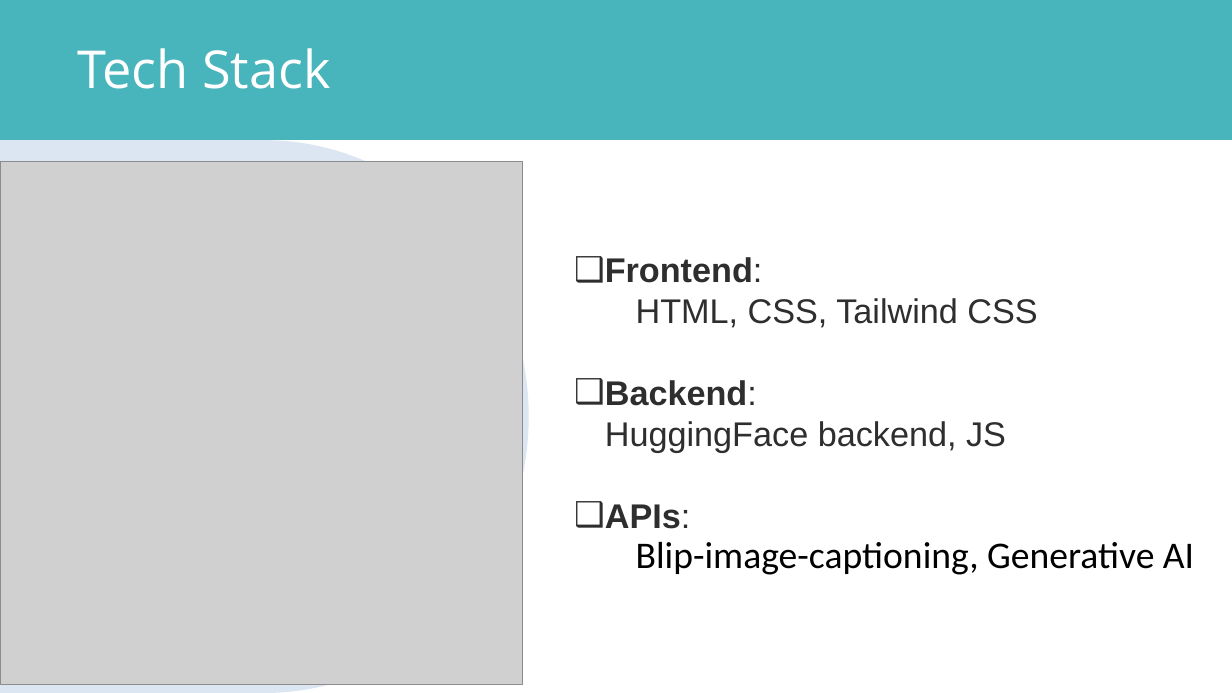
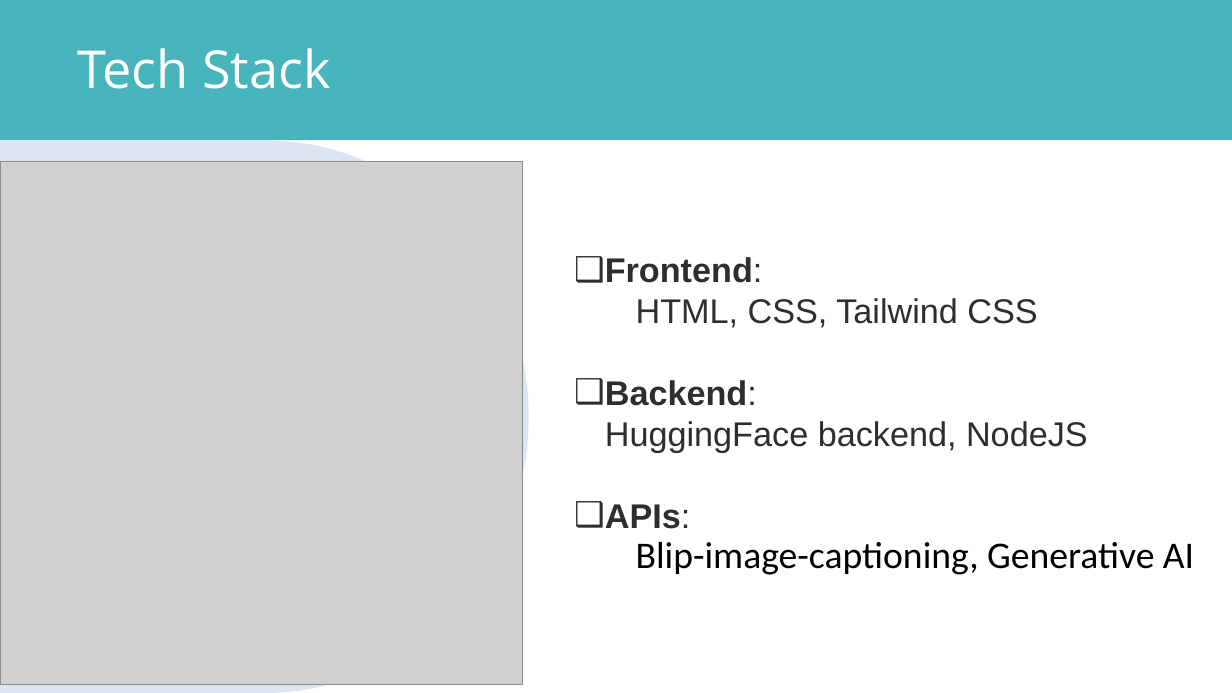
Before and after one commit to prashantzzz/cureAI, a slide deck: slide 6 of CUREAI.pptx (slide 5 before the commit). Drawn at 1232x693 pixels with LibreOffice and Linux fonts; fonts in the diff are those of the drawing; grey boxes stand for pictures. Boxes give left, top, right and bottom in pixels: in the first picture for what was removed or moved away, otherwise in the second. Text is boxed around its words. In the diff, an @@ line names an element or a change of style, - is before the commit and + after.

```diff
--- a/CUREAI.pptx
+++ b/CUREAI.pptx
@@ text at [605,421,1088,452]: text changed @@
-    HuggingFace backend, JS
+    HuggingFace backend, NodeJS
```
Also in this commit, not shown: 4 other slides changed, 7 slides added, 1 slide removed, 3 other files.
